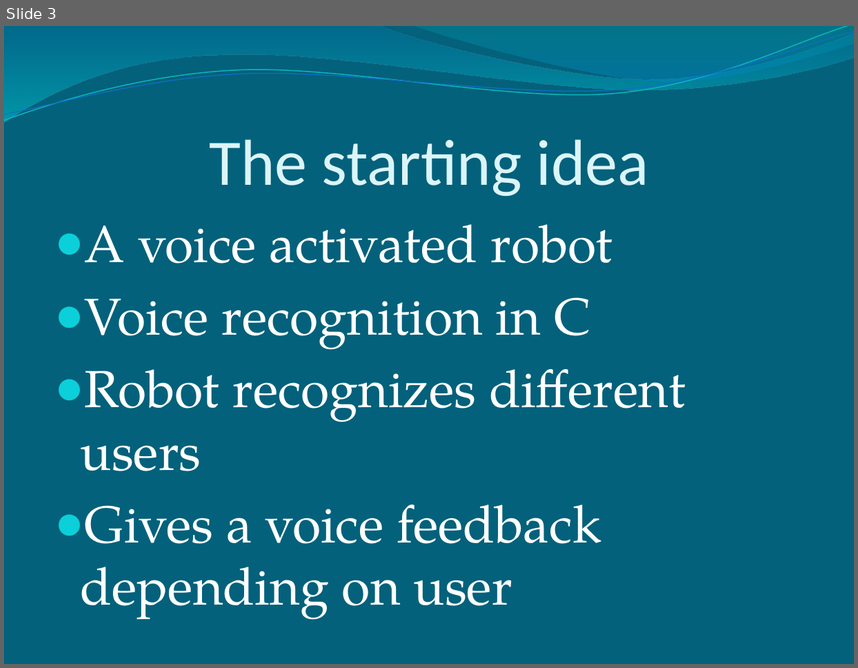
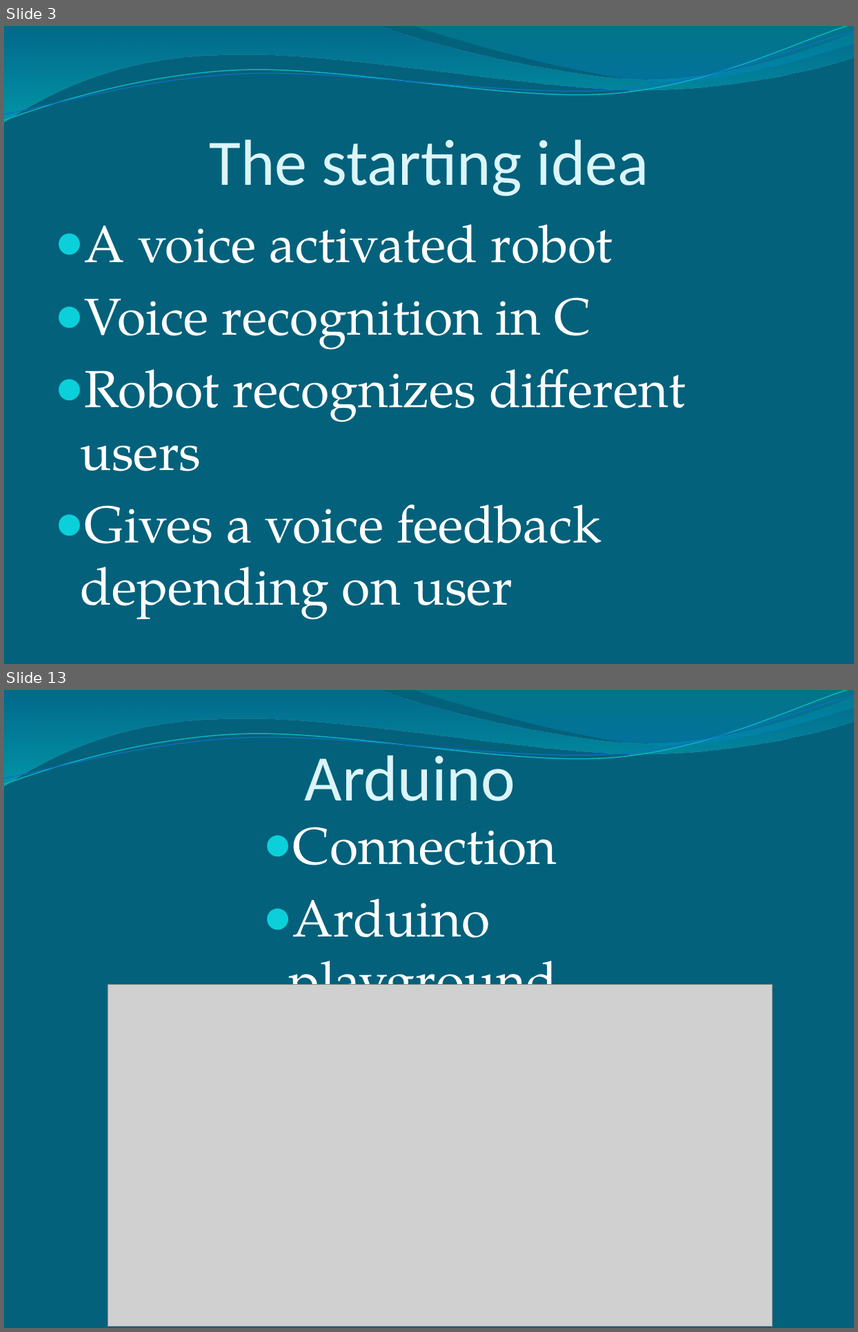
Before and after one commit to Pontus92/JAMP, a slide deck: PowerPoint/Easy Speech.pptx. Shown one above the other, each under a label of ours: slide 3 before the commit, slides 3 and 13 after it; the slides between them are not shown. The pictures are 858x668 and 858x1332 pixels, drawn with LibreOffice and Linux fonts; fonts in the diff are those of the drawing; grey boxes stand for pictures. Boxes give left, top, right and bottom in pixels: in the first picture for what was removed or moved away, otherwise in the second. Text is boxed around its words. In the diff, an @@ line names an element or a change of style, - is before the commit and + after.

```diff
--- a/PowerPoint/Easy Speech.pptx
+++ b/PowerPoint/Easy Speech.pptx
@@ slide 13 added at box(4, 690, 854, 1328), background #04617B; not listed: 4 template elements that a slide beside it also shows @@
@@ title added at box(305, 747, 515, 801), 55 pt, text #DBF5F9 @@
+Arduino
@@ text added at box(289, 827, 558, 985), 44 pt, text #FFFFFF @@
+● Connection
+● Arduino playground
@@ picture added at box(107, 984, 773, 1326) @@
```
Also in this commit, not shown: 5 slides changed, 11 other slides added, 2 slides removed, 1 other file.
